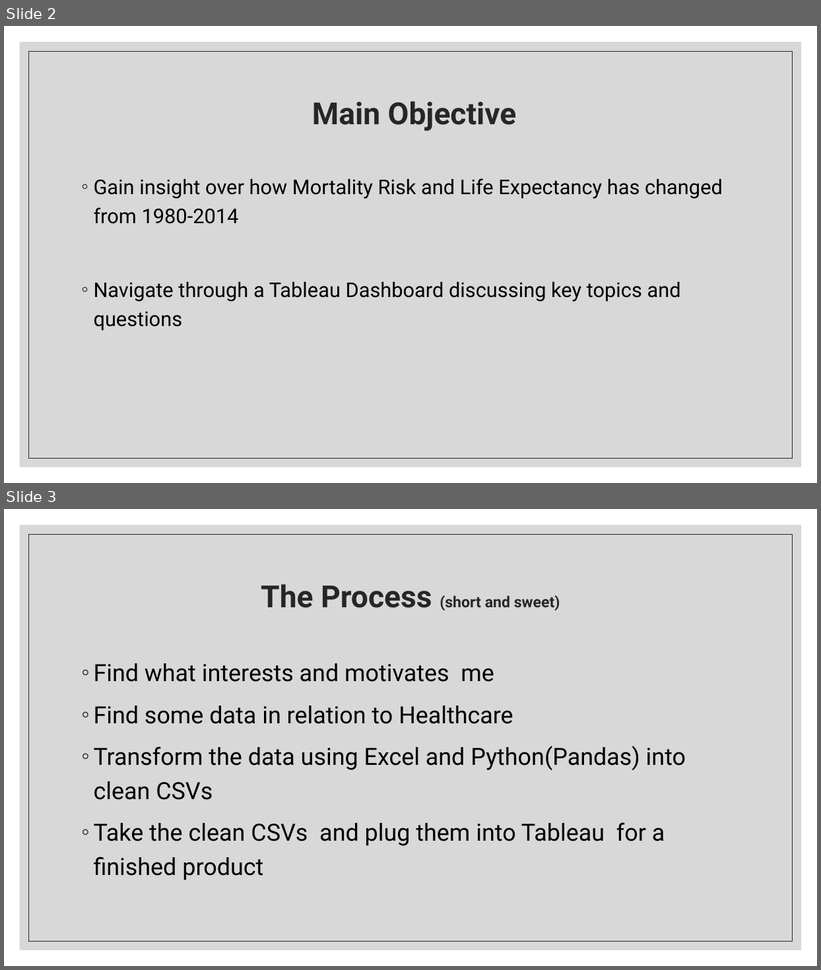
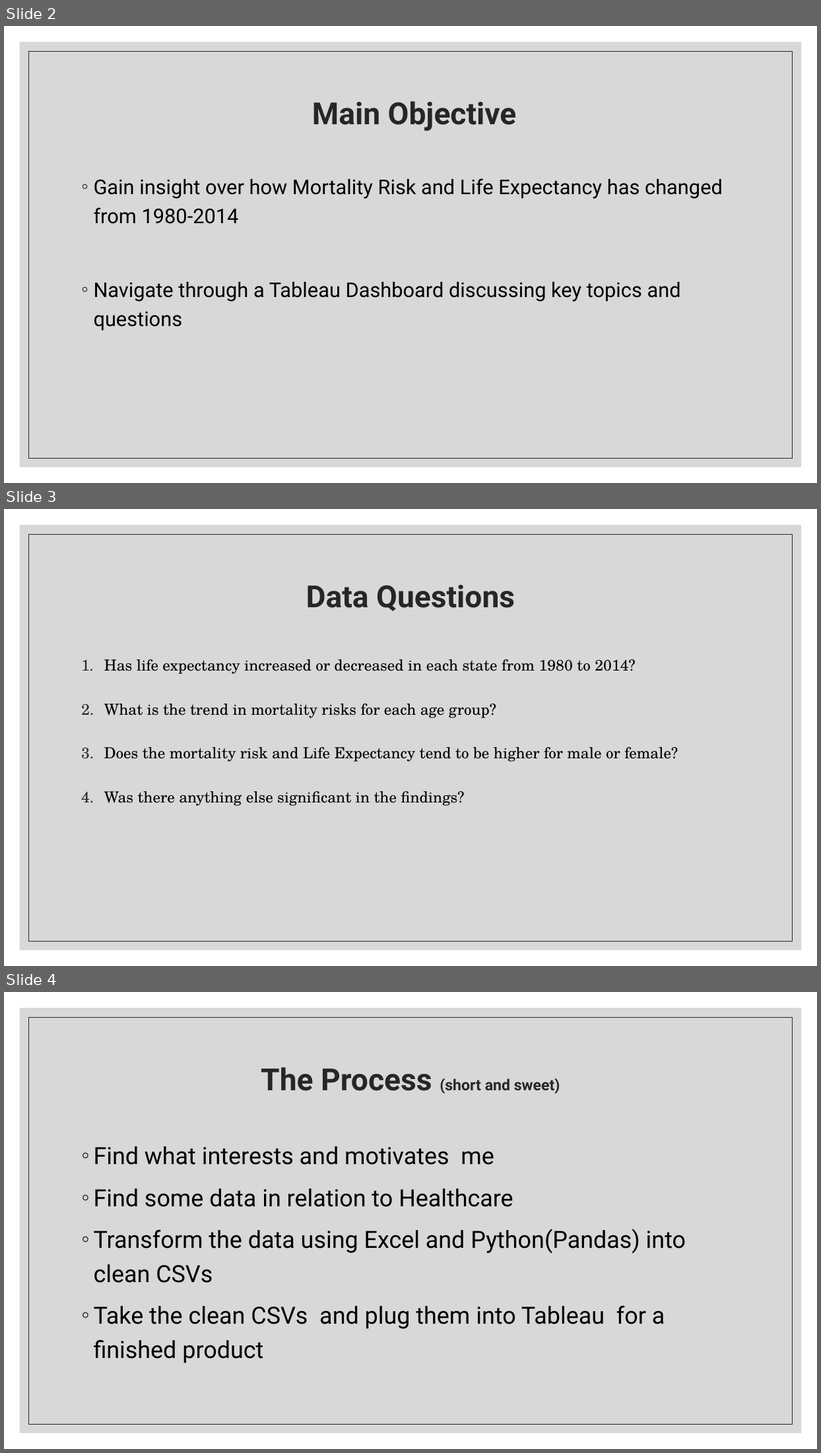
Before and after one commit to Dlstark/Mortality_Rates, a slide deck: Capstone intro slides.pptx. Shown one above the other, each under a label of ours: slides 2 and 3 before the commit, slides 2, 3 and 4 after it. The pictures are 821x970 and 821x1453 pixels, drawn with LibreOffice and Linux fonts; fonts in the diff are those of the drawing. Boxes give left, top, right and bottom in pixels: in the first picture for what was removed or moved away, otherwise in the second. Text is boxed around its words. In the diff, an @@ line names an element or a change of style, - is before the commit and + after.

```diff
--- a/Capstone intro slides.pptx
+++ b/Capstone intro slides.pptx
@@ slide 3 added at (4,509,817,966), background #FFFFFF; not listed: 2 template elements that a slide beside it also shows @@
@@ title added at (306,585,515,611), 36 pt, text #262626, bold @@
+Data Questions
@@ text added at (104,659,678,806), 18 pt, text #010101 @@
+1. Has life expectancy increased or decreased in each state from 1980 to 2014?
+2. What is the trend in mortality risks for each age group?
+3. Does the mortality risk and Life Expectancy tend to be higher for male or female?
+4. Was there anything else significant in the findings?
@@ what was slide 3 is now slide 4 @@
```
Also in this commit, not shown: 2 other files.
